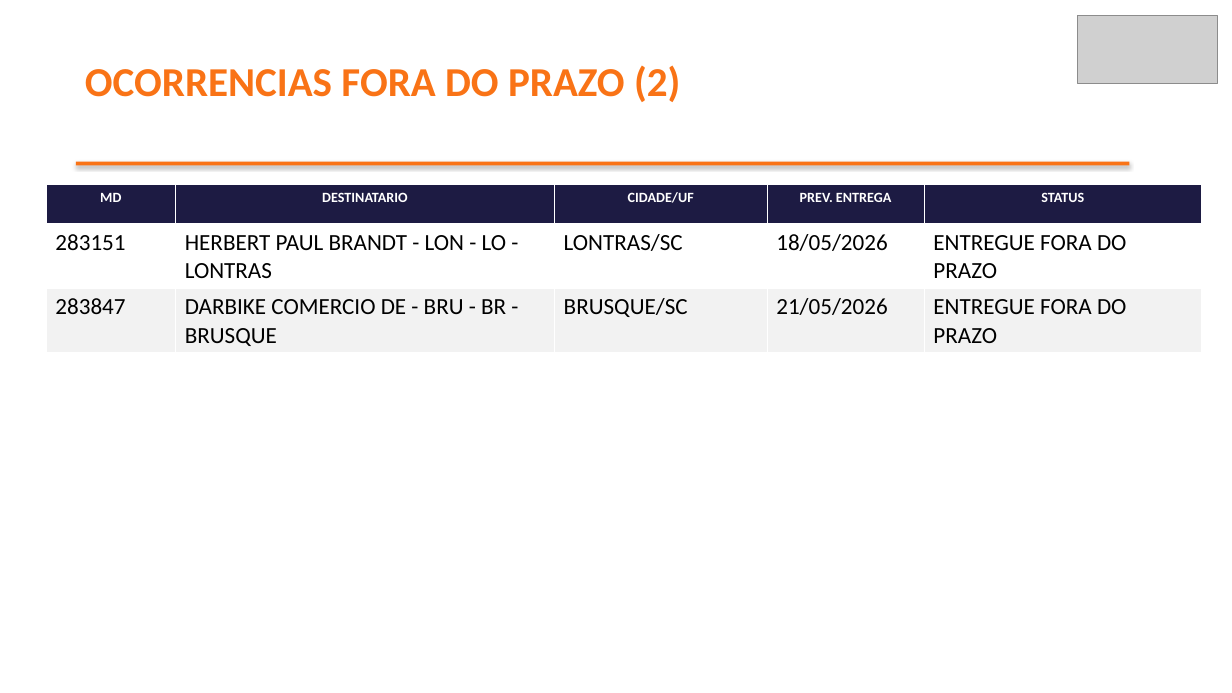
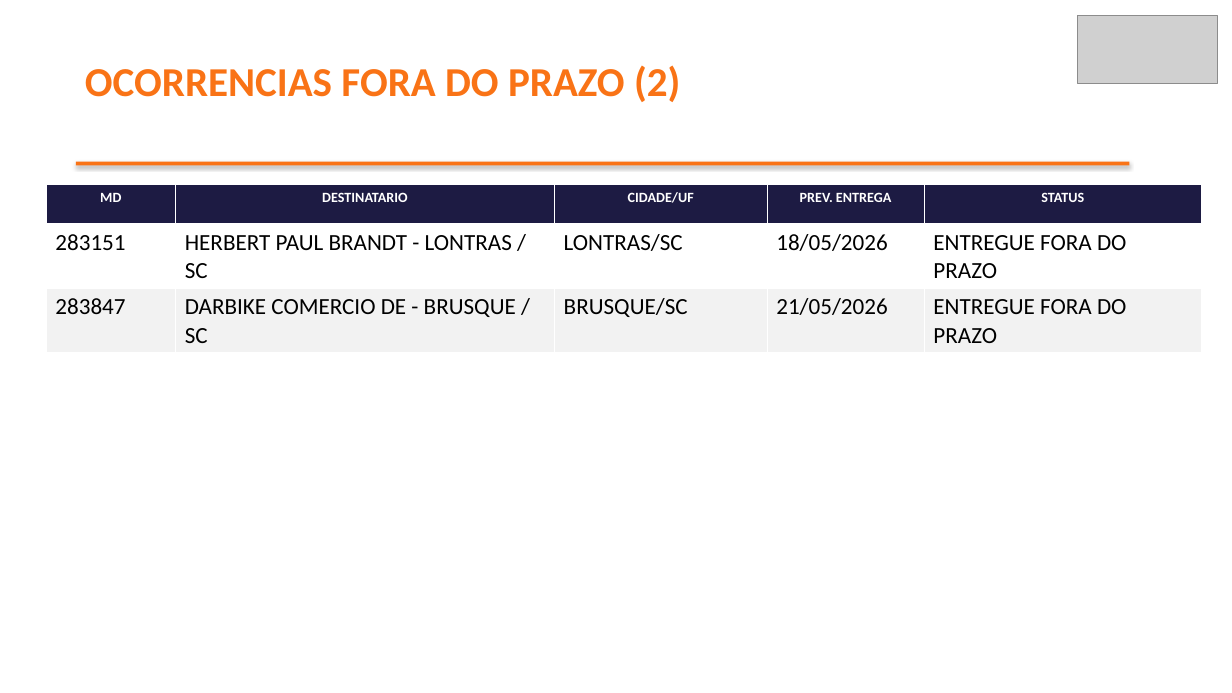
Before and after one commit to brendaelicia-sketch/PortoEX, a slide deck: slide 4 of pptx/maio_2026/IGP_-_CLINI_COMERCIO_IMPORTAC.pptx. Drawn at 1232x693 pixels with LibreOffice and Linux fonts; fonts in the diff are those of the drawing; grey boxes stand for pictures. Boxes give left, top, right and bottom in pixels: in the first picture for what was removed or moved away, otherwise in the second. Text is boxed around its words. In the diff, an @@ line names an element or a change of style, - is before the commit and + after.

```diff
--- a/pptx/maio_2026/IGP_-_CLINI_COMERCIO_IMPORTAC.pptx
+++ b/pptx/maio_2026/IGP_-_CLINI_COMERCIO_IMPORTAC.pptx
@@ table at [46,185,1202,347] @@
-row 2, column 2: HERBERT PAUL BRANDT - LON - LO - LONTRAS
+row 2, column 2: HERBERT PAUL BRANDT - LONTRAS / SC
-row 3, column 2: DARBIKE COMERCIO DE - BRU - BR - BRUSQUE
+row 3, column 2: DARBIKE COMERCIO DE - BRUSQUE / SC
```
Also in this commit, not shown: 4 other slides changed, 1 slide added, 1 slide removed.
